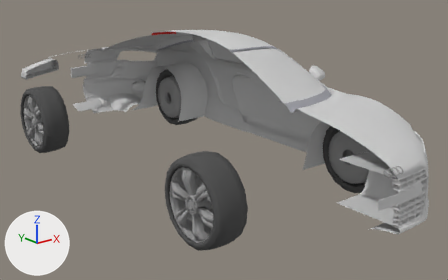
A saved change to the glTF model assets/audi-r8.glb.
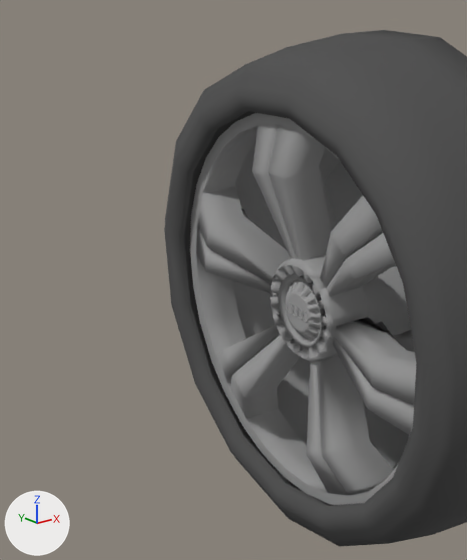
The first picture shows the older version from a 50 mm camera at (-6.48, -8.78, 4.06) aimed at (0.32, -0.27, 0.66). The close-ups show the older and then the newer version on the part from 30% to 50% of the width and 52% to 90% of the height of that picture. Only the edits that show in the close-ups are written down. The lights are fixed; the arrows at lower left show +X, +Y and +Z. Where no turn or scale is listed for an object, it has been applied to the vertices. Vertices at exactly the same position are counted once.

Names of what the first close-up shows: 'teker_001_4a27b8', 'teker_001_6d704a'.
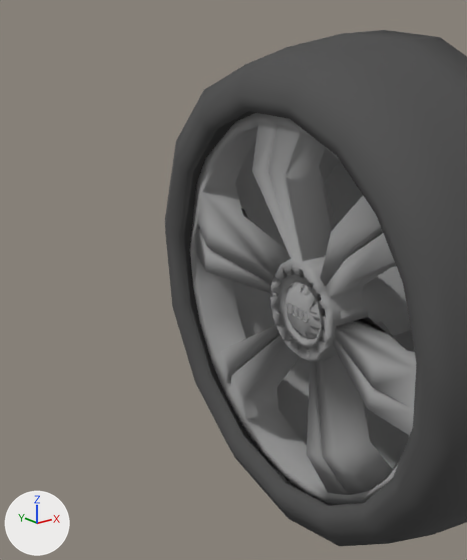
Where the newer file only moved an object's origin or applied its transform, the numbers keep the older frame.

The change, as a list of edits to the scene's bpy script:
```text
Change me_mesh_000_mesh_1:
    used by ob_teker_001_4a27b8; location = (0.0, 0.0, 0.0)
    remove me_mesh_000_mesh_1.from_pydata(...)  # 10224 vertices, 19608 faces; spans x -1.95..1.95, y -2.87..3.66, z 0.12..1.19
    add me_mesh_000_mesh_1.from_pydata(...)  # 5494 vertices, 10531 faces; spans x -1.95..1.95, y -2.87..3.66, z 0.12..1.19
    me_mesh_000_mesh_1 part 1: 16 vertices moved within x -1.92..-1.9, y -2.38..-2.25, z 0.62..0.67; 1189 vertices removed from x -1.95..-1.34, y -2.87..-1.79, z 0.12..1.19; 4 vertices added at x -1.92, y -2.38..-2.36, z 0.64..0.67
    other edits to the shape of me_mesh_000_mesh_1 do not show in these pictures
```

Where the change shows, as pixel boxes (x1, y1, x2, y2) in the close-ups (467 x 560 px):
part 1 of me_mesh_000_mesh_1, reshaped: before (190, 113, 416, 505); after (300, 316, 318, 336)
